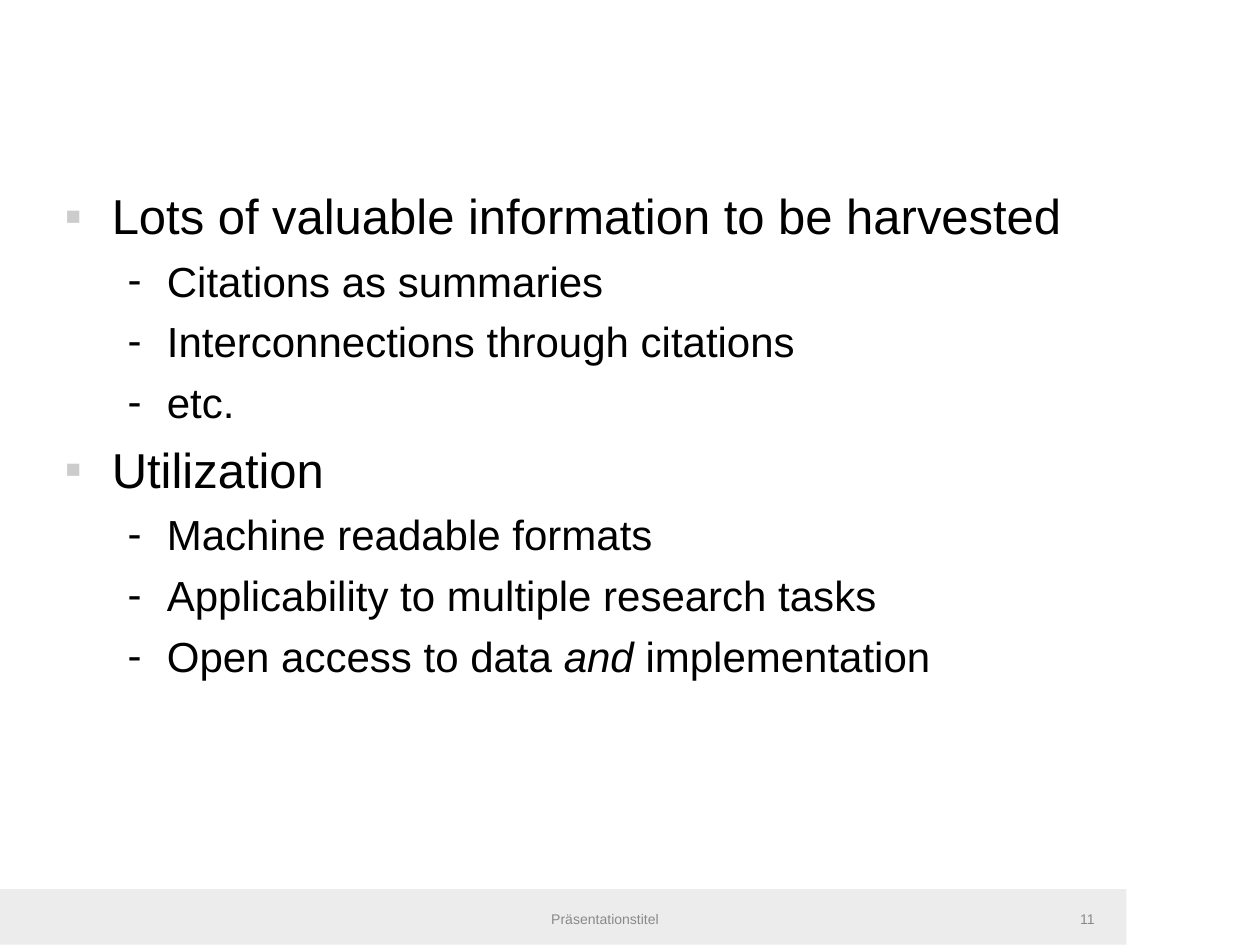
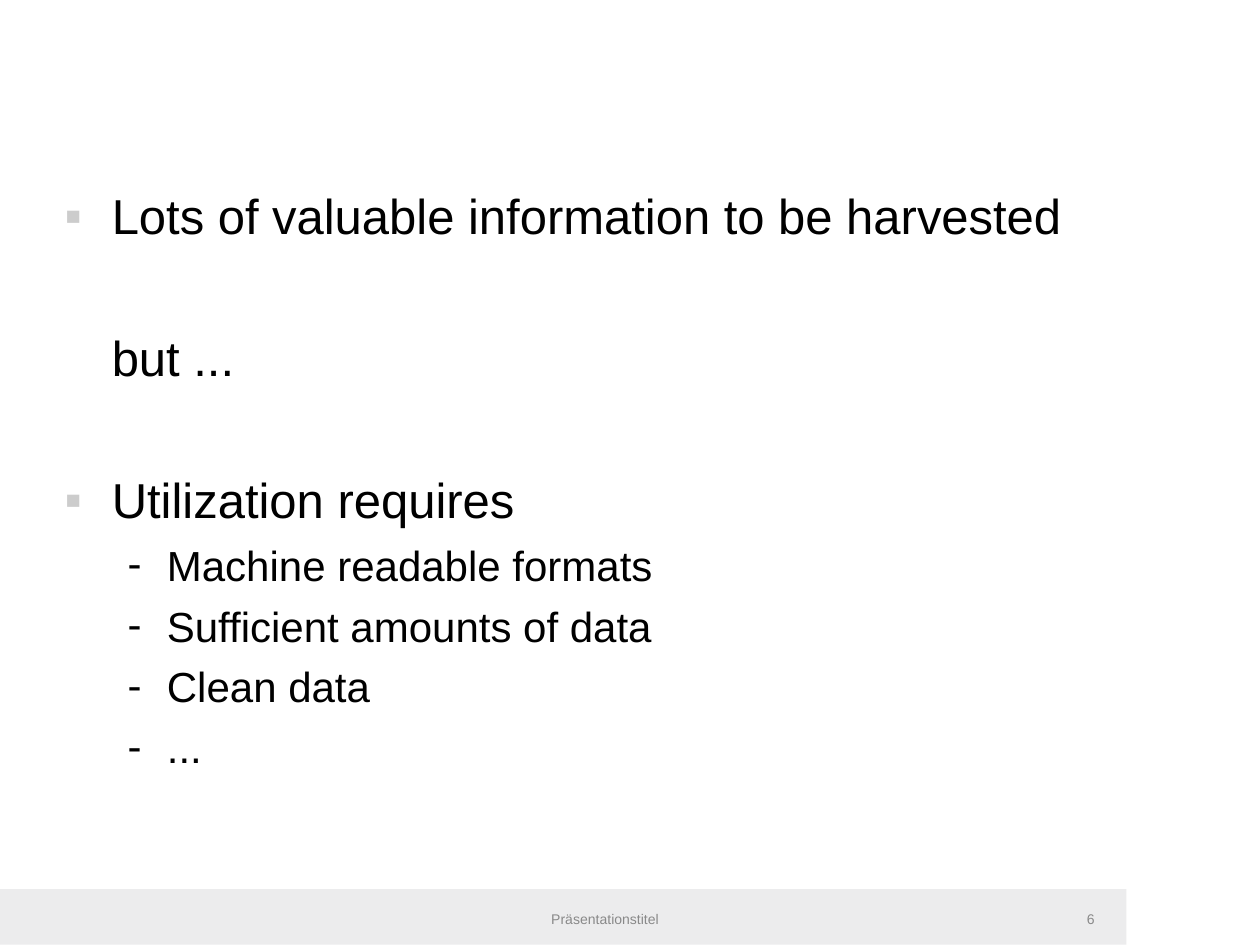
Before and after one commit to IllDepence/master_thesis, a slide deck: slide 6 of misc/bir_presentation/bir2019.odp (slide 11 before the commit). Drawn at 1260x945 pixels with LibreOffice and Linux fonts; fonts in the diff are those of the drawing; background and template pictures are left out. Boxes give left, top, right and bottom in pixels: in the first picture for what was removed or moved away, otherwise in the second. Text is boxed around its words. In the diff, an @@ line names an element or a change of style, - is before the commit and + after.

Commit message:
work on BIR presentation

```diff
--- a/misc/bir_presentation/bir2019.odp
+++ b/misc/bir_presentation/bir2019.odp
@@ text at (112, 340, 515, 529): text changed; size 24 to 28 pt @@
-  – Citations as summaries
-  – Interconnections through citations
-  – etc.
-▪ Utilization
+but ...
+▪ Utilization requires
@@ text at (167, 611, 652, 703): text changed @@
-  – Applicability to multiple research tasks
-  – Open access to data and implementation
+  – Sufficient amounts of data
+  – Clean data
+  – ...
@@ page number at (1087, 914, 1095, 924): text changed @@
-11
+6
```
Also in this commit, not shown: 19 other slides changed, 2 slides added, 12 slides removed, 6 other files.
